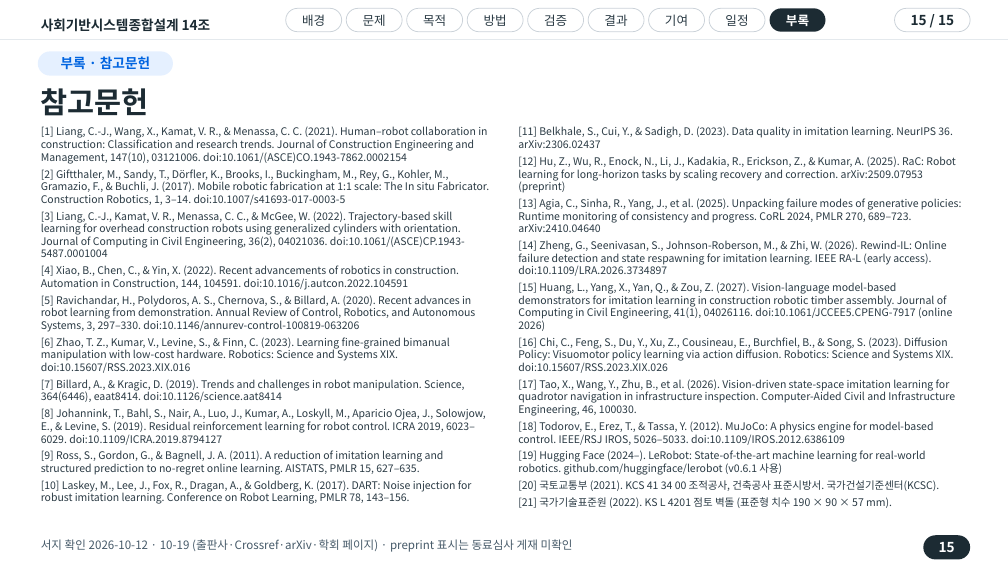
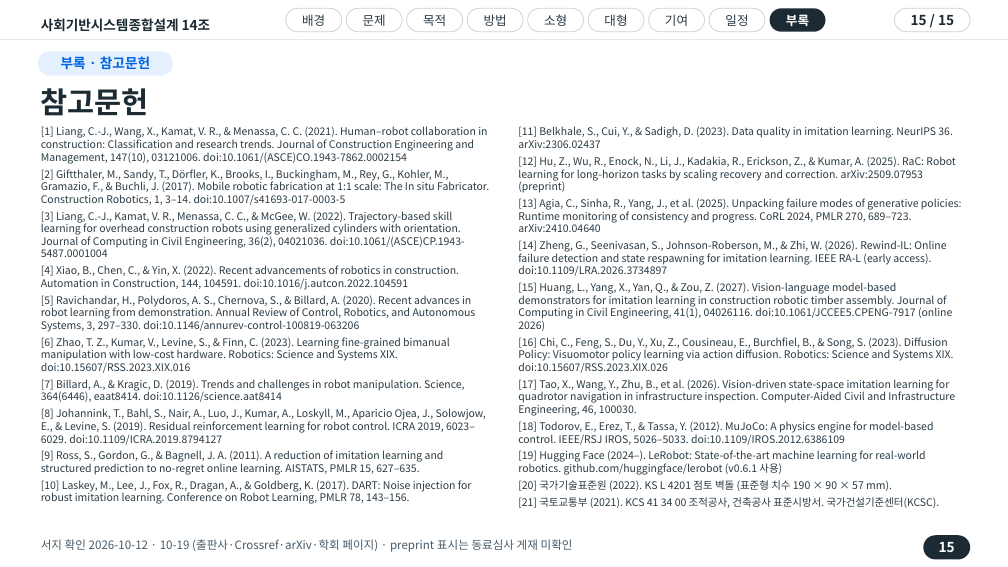
Before and after one commit to wonyoungjacob/masonry-IL-capstone, a slide deck: slide 15 of 01_사기설/진행보고/14조_진행회의_20261019.pptx. Drawn at 1008x567 pixels with LibreOffice and Linux fonts; fonts in the diff are those of the drawing. Boxes give left, top, right and bottom in pixels: in the first picture for what was removed or moved away, otherwise in the second. Text is boxed around its words. In the diff, an @@ line names an element or a change of style, - is before the commit and + after.

```diff
--- a/01_사기설/진행보고/14조_진행회의_20261019.pptx
+++ b/01_사기설/진행보고/14조_진행회의_20261019.pptx
@@ text in rounded rectangle at (x1=544, y1=14, x2=567, y2=26): text changed @@
-검증
+소형
@@ text in rounded rectangle at (x1=604, y1=14, x2=627, y2=26): text changed @@
-결과
+대형
@@ text at (x1=518, y1=480, x2=940, y2=508): text changed @@
-[20] 국토교통부 (2021). KCS 41 34 00 조적공사, 건축공사 표준시방서. 국가건설기준센터(KCSC).
-[21] 국가기술표준원 (2022). KS L 4201 점토 벽돌 (표준형 치수 190 × 90 × 57 mm).
+[20] 국가기술표준원 (2022). KS L 4201 점토 벽돌 (표준형 치수 190 × 90 × 57 mm).
+[21] 국토교통부 (2021). KCS 41 34 00 조적공사, 건축공사 표준시방서. 국가건설기준센터(KCSC).
```
Also in this commit, not shown: 12 other slides changed, 1 slide added, 1 slide removed, 4 other files.
